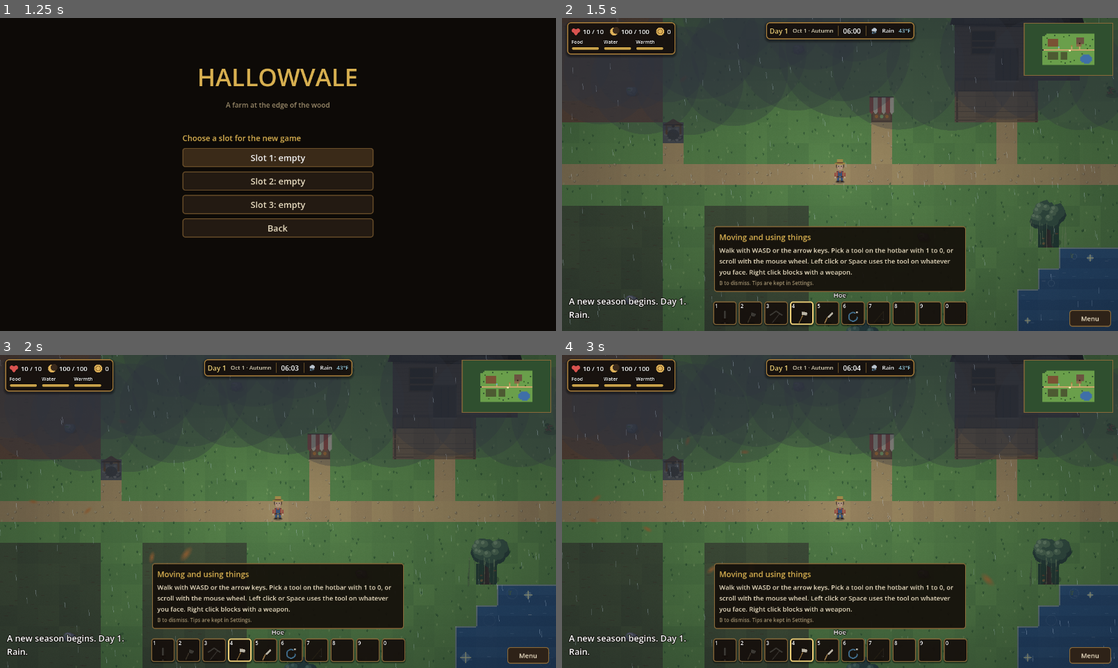
Above: before the commit, frames 1-4 (two rows, left to right).
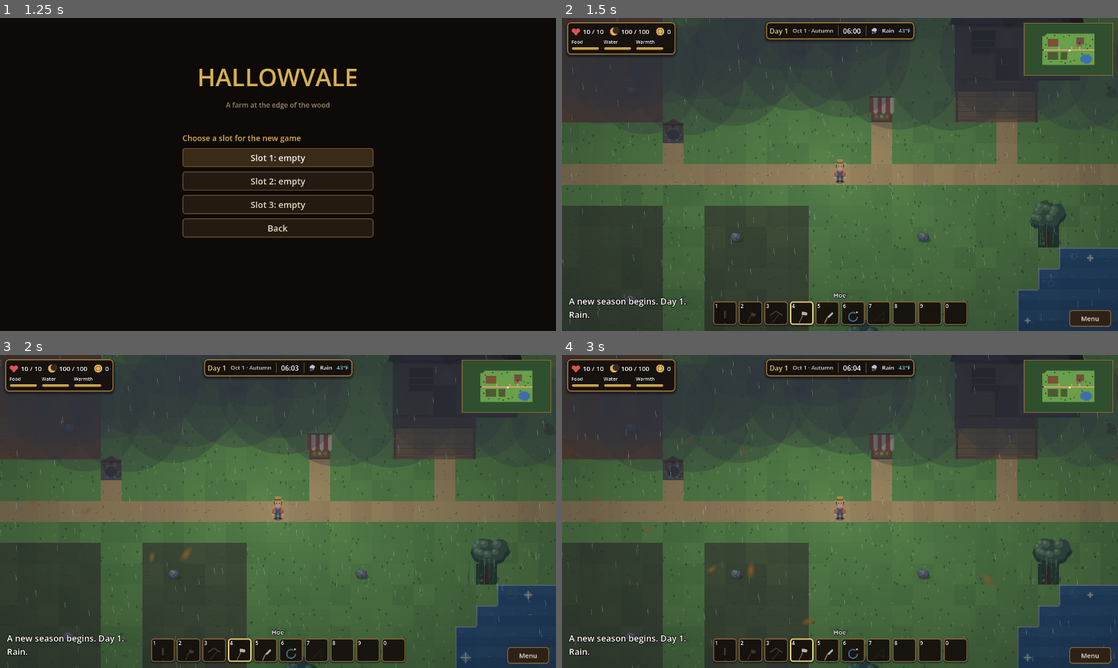
Above: after the commit, the same moments.

Repository: joshj1108/CrowCreekHollow
Game: Godot game, scene res://scenes/main.tscn
Same seed, same stepped clock (60 frames per second), same inputs: the game is played once before the commit and once after it.
Inputs:
- Up to frame 1 (1.25 s): click "New Game" at 0.5 s
- Up to frame 2 (1.5 s): click "Slot 1: empty" at 1.25 s
- Up to frame 3 (2 s): no input
- Up to frame 4 (3 s): click "Menu" at 2 s; click "Skills K" at 2.75 s

Frame 1 is identical in both runs. In frame 2, 9.4% of the frame differs, in the area x 27-73%, y 66-88%; in frame 3, 9.4%; in frame 4, 9.4%.

Commit message:
Turn the opening tips into a tutorial questline
The first chapters teach walking, the hotbar, the menus, planting, gathering,
crafting a hatchet, and chopping, each with a goal the player does in-game.
The basic tip pop-ups for movement, menus and the farm are replaced by it.
Saves from before this keep the new chapters marked done.

Co-Authored-By: Claude Haiku 5.5 <noreply@anthropic.com>
Claude-Session: https://claude.ai/code/session_016EvHBYyFANDWxunM27u84C

Diff:
--- a/scripts/main.gd
+++ b/scripts/main.gd
@@ -217,9 +217,6 @@
 # The tutorial: short tips that appear one at a time as the player reaches each part of the farm.
 # Each shows once, and the Settings menu keeps the ones already seen. When the condition is met, see _tip_ready.
 const TIPS := [
-	{"id": "move", "title": "Moving and using things", "text": "Walk with WASD or the arrow keys. Pick a tool on the hotbar with 1 to 0, or scroll with the mouse wheel. Left click or Space uses the tool on whatever you face. Right click blocks with a weapon."},
-	{"id": "menus", "title": "Menus", "text": "K Skills, I Inventory, G Gear, C Craft, Q Quests, H House, U Buildings, J Achievements. Esc opens Settings, and time stops while it's open."},
-	{"id": "farm", "title": "Growing food", "text": "Face a soil tile and press Space to plant a seed. Crops need water each day to grow. Face a ripe crop and press Space to harvest it."},
 	{"id": "well", "title": "The well", "text": "The pump by the plots is seized. Repair it from the Well panel, then attach the hose. The hose reaches every plot, so face a crop and press Space to water it. Rain waters everything."},
 	{"id": "sleep", "title": "Sleeping", "text": "Walk to the bed in the bedroom and press Space from 18:00 to save and end the day. Stay up past 03:00 and you collapse, which lowers your sanity limit."},
 	{"id": "chores", "title": "Keeping house", "text": "The house wears down a little each night. Tidy it and mend a board each day from the House menu (H). Chores you skip add wear."},
@@ -484,21 +481,38 @@
 
 # Story chapters run in order. The first unfinished one is the Current chapter.
 # "story" is the narrative beat, "text" the goal, and "stat" what it reads.
+# The first chapters teach the game one piece at a time. Each one asks for something to be done.
+const TUTORIAL_IDS := ["t_walk", "t_hotbar", "t_menus", "t_craft", "t_chop"]
 const STORY := [
+	{"id": "t_walk", "title": "Wake Up",
+		"story": "You wake at the edge of Hallowvale with a hoe, a few seeds, and a house that is falling down around you. Get your feet under you and walk the yard.",
+		"text": "Walk 15 steps. Use WASD, the arrow keys, or the left stick.", "stat": "walked", "goal": 15, "reward": {"seeds": 3}},
+	{"id": "t_hotbar", "title": "Your Hands Are Full",
+		"story": "A pair of hands can only hold one tool at a time. The hotbar along the bottom of the screen holds the rest, and each slot does a different job.",
+		"text": "Switch tools 3 times. Press 1 to 0, scroll the mouse wheel, or use LB and RB.", "stat": "tool_switches", "goal": 3, "reward": {"coins": 10}},
+	{"id": "t_menus", "title": "The Books",
+		"story": "Everything you own, know, and need is kept in a menu. Skills, your pack, crafting, and quests each have their own key.",
+		"text": "Open 3 menus. K Skills, I Inventory, C Craft, Q Quests. On a controller: Y, Back, and Start for Settings.", "stat": "panels_opened", "goal": 3, "reward": {"seeds": 2}},
 	{"id": "ground", "title": "Unfamiliar Ground",
 		"story": "You wake at the edge of Hallowvale with a hoe and a few seeds. The farmhouse is rotting, the pond is still, and nothing here will feed you unless you put it in the ground.",
-		"text": "Plant 3 seeds on the tilled soil.", "stat": "planted", "goal": 3, "reward": {"seeds": 5}},
-	{"id": "first_crop", "title": "Food Takes Time",
-		"story": "Seeds need days to become food. Each night they grow a stage. Come back when something is ripe, and take it.",
-		"text": "Harvest one ripe crop.", "stat": "harvested", "goal": 1, "reward": {"skill": "Farming", "xp": 50}},
+		"text": "Select the trowel on the hotbar and plant 3 seeds on the tilled soil.", "stat": "planted", "goal": 3, "reward": {"seeds": 5}},
 	{"id": "wood", "title": "Wood Before Walls",
 		"story": "The brush piles around the homestead hide wood and fiber. The house will need both before it can keep the cold out.",
 		"text": "Gather from 3 brush piles.", "stat": "gathered", "goal": 3, "reward": {"wood": 2, "fiber": 2}},
+	{"id": "t_craft", "title": "Your First Tool",
+		"story": "A bare hand cannot fell a tree. Sticks and fiber from the brush make a crude hatchet. Open the Craft menu (C) and make one.",
+		"text": "Craft a crude hatchet.", "stat": "crafted", "goal": 1, "reward": {"coins": 10}},
+	{"id": "t_chop", "title": "Timber",
+		"story": "The trees on the property give wood. Select the axe in slot 2, face a tree, and keep chopping. Each tick has a chance to fell it, and a better axe has better odds.",
+		"text": "Fell a tree with the axe.", "stat": "felled", "goal": 1, "reward": {"wood": 3}},
+	{"id": "first_crop", "title": "Food Takes Time",
+		"story": "Seeds need days to become food. Each night they grow a stage. Come back when something is ripe, and take it.",
+		"text": "Select the hoe and harvest one ripe crop.", "stat": "harvested", "goal": 1, "reward": {"skill": "Farming", "xp": 50}},
 	{"id": "hold_door", "title": "Hold the Door",
 		"story": "The walls are open to the wind. Board them up so the house can hold a night.",
 		"text": "Repair the farmhouse to Boarded.", "stat": "house_stage", "goal": 1, "reward": {"wood": 2, "fiber": 2}},
 	{"id": "pond", "title": "Work the Pond",
-		"story": "The pond is the only other food on the land. Its fish move in the shallows. Face a sparkling spot and press Space to try for one.",
+		"story": "The pond is the only other food on the land. Its fish move in the shallows. Select the fishing pole in slot 7 and face a sparkling spot to try for one.",
 		"text": "Catch 3 fish.", "stat": "caught", "goal": 3, "reward": {"skill": "Fishing", "xp": 40}},
 	{"id": "cook", "title": "A Fire and a Pan",
 		"story": "Raw fish sits badly on an empty stomach. Burn a little wood under a pan and cook one of your catches into a meal.",
@@ -736,6 +750,7 @@
 var pond_edges: Array = []          # water tiles with land beside them
 var fish_spots: Dictionary = {}        # tile -> seconds left before the spot moves
 var fishing_tile := NO_SPOT            # the spot being fished, or NO_SPOT
+var last_walk_tile := NO_SPOT           # the tile the player stood on last frame, for the walking chapter
 var harvest_tile := NO_SPOT            # the tree or rock being worked, or NO_SPOT
 var harvest_kind := ""                 # "chop" or "mine" while a roll is running, else ""
 var harvest_timer := 0.0
@@ -1101,6 +1116,7 @@
 		return
 	blocking = Input.is_action_pressed("block") and _active_tool() == "sword" and _has_weapon()
 	# Scrolling runs through the tools only; the number keys can still reach any slot.
+	var slot_before := active_slot
 	if Input.is_action_just_pressed("hotbar_next"):
 		active_slot = posmod(active_slot + 1, HOTBAR_TOOLS.size())
 	if Input.is_action_just_pressed("hotbar_prev"):
@@ -1108,6 +1124,13 @@
 	for i in Hotbar.SLOT_COUNT:
 		if Input.is_action_just_pressed("slot_%d" % (i + 1)):
 			active_slot = i
+	if active_slot != slot_before:
+		_bump("tool_switches")
+	# Walking counts each step to a neighbouring tile. Jumps such as sleeping or going inside don't count.
+	var walk_tile := _player_tile()
+	if last_walk_tile != NO_SPOT and walk_tile != last_walk_tile and absi(walk_tile.x - last_walk_tile.x) + absi(walk_tile.y - last_walk_tile.y) == 1:
+		_bump("walked")
+	last_walk_tile = walk_tile
 	_update_tips(delta)
 	clock += delta
 	_update_hens(delta)
@@ -2107,8 +2130,6 @@
 # while nothing else is open. A tip shows once, and its text stays in the Settings menu.
 func _tip_ready(id: String) -> bool:
 	match id:
-		"move", "menus", "farm":
-			return true
 		"sleep":
 			return current_hour >= 17.0
 		"chores", "repair", "buildings", "quests":
@@ -2265,6 +2286,7 @@
 		_close_panel()
 	else:
 		open_tab = tab
+		_bump("panels_opened")
 		play_sfx("panel")
 		_refresh_panel()
 
@@ -4628,6 +4650,7 @@
 	if not _can_craft_tool(kind):
 		_show_message("You need the materials and skill level for the next %s." % kind)
 		return
+	_bump("crafted")
 	var tier: Dictionary = TOOL_TIERS[kind][int(tool_tier[kind])]
 	for mat in tier["cost"].keys():
 		materials[mat] -= int(tier["cost"][mat])
@@ -6585,6 +6608,11 @@
 
 
 # Story chapters run in order, so only the first unfinished one can complete.
+# Adds one to a counter the questline reads. Saves from before a counter existed start it at zero.
+func _bump(stat: String) -> void:
+	stats[stat] = int(stats.get(stat, 0)) + 1
+
+
 func _check_story() -> void:
 	for q in STORY:
 		if quests_done.has(q["id"]):
@@ -6823,6 +6851,7 @@
 		"materials": materials,
 		"stats": stats,
 		"quests_done": quests_done,
+		"tutorial_v2": true,
 		"zone": zone,
 		"world_version": 1,
 		"campsite": [campsite.x, campsite.y],
@@ -6910,6 +6939,10 @@
 	# Stat-based achievements re-check from saved stats on the next frame.
 	var story_v := int(data.get("story_version", 1))
 	quests_done = data.get("quests_done", {}) if story_v >= 2 else {}
+	# Saves from before the questline was rewritten count its opening chapters as done.
+	if story_v >= 2 and not data.has("tutorial_v2"):
+		for tid in TUTORIAL_IDS:
+			quests_done[tid] = true
 	achievements_done = data.get("achievements_done", {}) if story_v >= 2 else {}
 	selected_seed = str(data.get("selected_seed", "turnip"))
 	lantern_tier = int(data.get("lantern_tier", 0))
